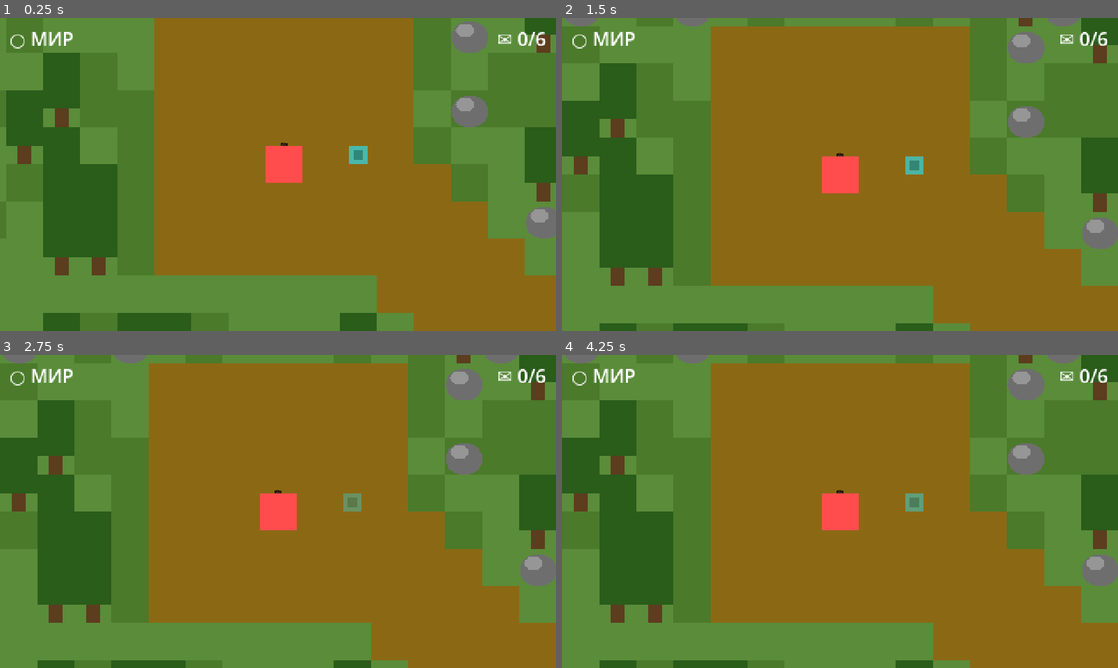
Above: before the commit, frames 1-4 (two rows, left to right).
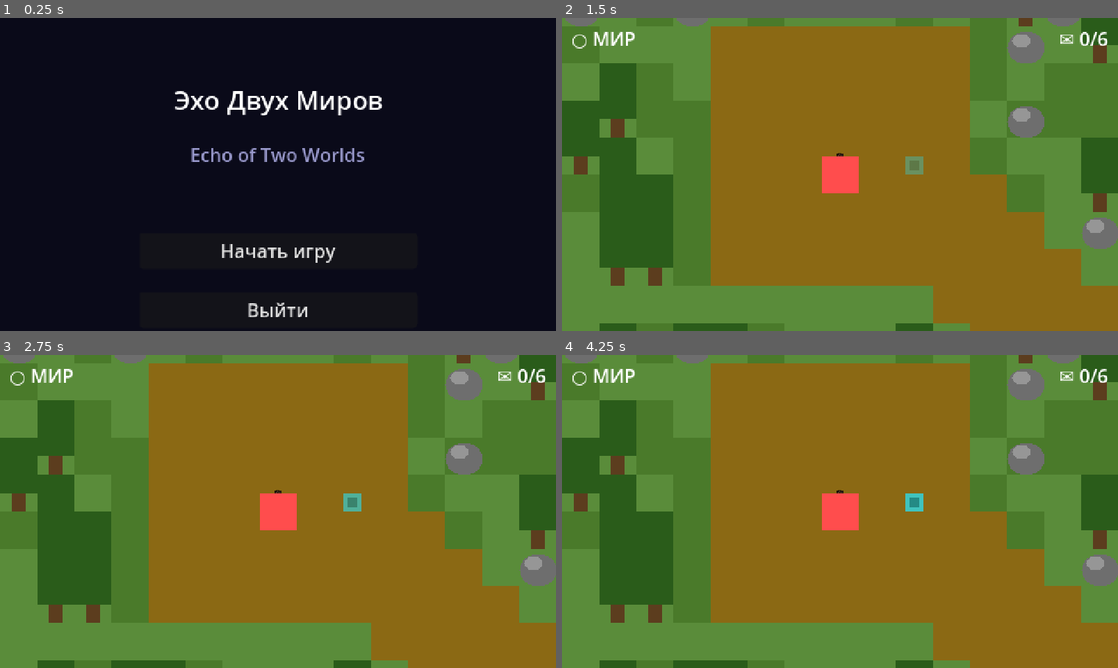
Above: after the commit, the same moments.

Repository: shyzic/echo
Game: Godot game, scene res://scenes/Main.tscn
Same seed, same stepped clock (60 frames per second), same inputs: the game is played once before the commit and once after it.
Inputs (mouse positions are in pixels of both pictures, inside the frame that each line leads up to):
- Up to frame 1 (0.25 s): no input
- Up to frame 2 (1.5 s): click (840, 249) at 0.5 s, where only the run after the commit has a clickable "Начать игру"; hold D (move_right) from 1.28 s (still down); hold E (interact) from 1.28 s (still down)
- Up to frame 3 (2.75 s): tap Enter at 2 s; release D (move_right) at 2.03 s; release E (interact) at 2.03 s; hold S (move_down) from 2.03 s (still down); tap E (interact) at 2.1 s
- Up to frame 4 (4.25 s): tap Space (ping) at 2.75 s; release S (move_down) at 2.78 s; hold D (move_right) 2.78-3.53 s; hold Space (ping) 2.78-3.53 s; tap E (interact) at 3.05, 3.8 s; tap Enter at 3.5 s; hold W (move_up) from 3.53 s (still down); tap Q (shift_reality) at 3.6 s

The runs differ from the first frame. In frame 1, 100% of the frame differs, in the area x 0-100%, y 0-100%; in frame 2, 0.2%; in frame 3, 0.2%; in frame 4, 0.2%.
Error after the commit: Parse Error: Cannot infer the type of "dir" variable because the value doesn't have a set type. (res://scripts/entities/Monster.gd:37)

Commit message:
Phase 6: monsters, NPC, HeartShrine, endings, TitleScreen

Diff:
--- /dev/null
+++ b/scenes/entities/HeartShrine.tscn
@@ -0,0 +1,19 @@
+[gd_scene load_steps=4 format=3 uid="uid://c00000000042"]
+
+[ext_resource type="Script" path="res://scripts/entities/HeartShrine.gd" id="1_shrine"]
+[ext_resource type="Texture2D" path="res://assets/sprites/anchor_placeholder.png" id="2_shrine"]
+
+[sub_resource type="RectangleShape2D" id="RectangleShape2D_shrine"]
+size = Vector2(28, 28)
+
+[node name="HeartShrine" type="Area2D"]
+script = ExtResource("1_shrine")
+
+[node name="Sprite2D" type="Sprite2D" parent="."]
+texture = ExtResource("2_shrine")
+offset = Vector2(0, -16)
+modulate = Color(1.0, 0.4, 0.7, 1)
+
+[node name="CollisionShape2D" type="CollisionShape2D" parent="."]
+position = Vector2(0, -14)
+shape = SubResource("RectangleShape2D_shrine")
--- /dev/null
+++ b/scenes/entities/Monster.tscn
@@ -0,0 +1,38 @@
+[gd_scene load_steps=5 format=3 uid="uid://c00000000040"]
+
+[ext_resource type="Script" path="res://scripts/entities/Monster.gd" id="1_monster"]
+[ext_resource type="Texture2D" path="res://assets/sprites/player_placeholder.png" id="2_monster"]
+
+[sub_resource type="RectangleShape2D" id="RectangleShape2D_body"]
+size = Vector2(14, 8)
+
+[sub_resource type="CircleShape2D" id="CircleShape2D_hurt"]
+radius = 10.0
+
+[node name="Monster" type="CharacterBody2D"]
+collision_layer = 4
+collision_mask = 1
+script = ExtResource("1_monster")
+
+[node name="Sprite2D" type="Sprite2D" parent="."]
+texture = ExtResource("2_monster")
+offset = Vector2(0, -24)
+modulate = Color(0.8, 0.2, 0.2, 1)
+
+[node name="CollisionShape2D" type="CollisionShape2D" parent="."]
+position = Vector2(0, -4)
+shape = SubResource("RectangleShape2D_body")
+
+[node name="DetectionArea" type="Area2D" parent="."]
+collision_layer = 0
+collision_mask = 1
+
+[node name="CollisionShape2D" type="CollisionShape2D" parent="DetectionArea"]
+shape = SubResource("RectangleShape2D_body")
+
+[node name="HurtArea" type="Area2D" parent="."]
+collision_layer = 0
+collision_mask = 1
+
+[node name="CollisionShape2D" type="CollisionShape2D" parent="HurtArea"]
+shape = SubResource("CircleShape2D_hurt")
--- /dev/null
+++ b/scenes/entities/Npc.tscn
@@ -0,0 +1,19 @@
+[gd_scene load_steps=4 format=3 uid="uid://c00000000041"]
+
+[ext_resource type="Script" path="res://scripts/entities/Npc.gd" id="1_npc"]
+[ext_resource type="Texture2D" path="res://assets/sprites/player_placeholder.png" id="2_npc"]
+
+[sub_resource type="RectangleShape2D" id="RectangleShape2D_npc"]
+size = Vector2(20, 20)
+
+[node name="Npc" type="Area2D"]
+script = ExtResource("1_npc")
+
+[node name="Sprite2D" type="Sprite2D" parent="."]
+texture = ExtResource("2_npc")
+offset = Vector2(0, -24)
+modulate = Color(0.9, 0.8, 0.6, 1)
+
+[node name="CollisionShape2D" type="CollisionShape2D" parent="."]
+position = Vector2(0, -10)
+shape = SubResource("RectangleShape2D_npc")
--- /dev/null
+++ b/scenes/ui/ChoiceUI.tscn
@@ -0,0 +1,38 @@
+[gd_scene load_steps=2 format=3 uid="uid://c00000000043"]
+
+[ext_resource type="Script" path="res://scripts/ui/ChoiceUI.gd" id="1_choice"]
+
+[node name="ChoiceUI" type="CanvasLayer"]
+layer = 64
+script = ExtResource("1_choice")
+
+[node name="Panel" type="Panel" parent="."]
+anchors_preset = -1
+anchor_left = 0.5
+anchor_top = 0.5
+anchor_right = 0.5
+anchor_bottom = 0.5
+offset_left = -140.0
+offset_top = -70.0
+offset_right = 140.0
+offset_bottom = 70.0
+
+[node name="VBox" type="VBoxContainer" parent="Panel"]
+anchors_preset = 15
+anchor_right = 1.0
+anchor_bottom = 1.0
+offset_left = 12.0
+offset_top = 12.0
+offset_right = -12.0
+offset_bottom = -12.0
+theme_override_constants/separation = 12
+
+[node name="Question" type="Label" parent="Panel/VBox"]
+text = "Что ты выберешь?"
+horizontal_alignment = 1
+
+[node name="BtnFree" type="Button" parent="Panel/VBox"]
+text = "Освободить отца"
+
+[node name="BtnStay" type="Button" parent="Panel/VBox"]
+text = "Занять его место"
--- /dev/null
+++ b/scenes/ui/EndingScreen.tscn
@@ -0,0 +1,38 @@
+[gd_scene load_steps=2 format=3 uid="uid://c00000000044"]
+
+[ext_resource type="Script" path="res://scripts/ui/EndingScreen.gd" id="1_ending"]
+
+[node name="EndingScreen" type="CanvasLayer"]
+script = ExtResource("1_ending")
+
+[node name="Background" type="ColorRect" parent="."]
+anchors_preset = 15
+anchor_right = 1.0
+anchor_bottom = 1.0
+color = Color(0.04, 0.04, 0.08, 1)
+
+[node name="VBox" type="VBoxContainer" parent="."]
+anchors_preset = -1
+anchor_left = 0.5
+anchor_top = 0.5
+anchor_right = 0.5
+anchor_bottom = 0.5
+offset_left = -160.0
+offset_top = -100.0
+offset_right = 160.0
+offset_bottom = 100.0
+theme_override_constants/separation = 16
+
+[node name="TitleLabel" type="Label" parent="VBox"]
+text = ""
+horizontal_alignment = 1
+theme_override_font_sizes/font_size = 18
+
+[node name="BodyLabel" type="RichTextLabel" parent="VBox"]
+custom_minimum_size = Vector2(320, 120)
+bbcode_enabled = true
+text = ""
+scroll_active = true
+
+[node name="BtnTitle" type="Button" parent="VBox"]
+text = "В главное меню"
--- /dev/null
+++ b/scenes/ui/TitleScreen.tscn
@@ -0,0 +1,43 @@
+[gd_scene load_steps=2 format=3 uid="uid://c00000000045"]
+
+[ext_resource type="Script" path="res://scripts/ui/TitleScreen.gd" id="1_title"]
+
+[node name="TitleScreen" type="CanvasLayer"]
+script = ExtResource("1_title")
+
+[node name="Background" type="ColorRect" parent="."]
+anchors_preset = 15
+anchor_right = 1.0
+anchor_bottom = 1.0
+color = Color(0.04, 0.04, 0.1, 1)
+
+[node name="VBox" type="VBoxContainer" parent="."]
+anchors_preset = -1
+anchor_left = 0.5
+anchor_top = 0.5
+anchor_right = 0.5
+anchor_bottom = 0.5
+offset_left = -120.0
+offset_top = -80.0
+offset_right = 120.0
+offset_bottom = 80.0
+theme_override_constants/separation = 20
+
+[node name="GameTitle" type="Label" parent="VBox"]
+text = "Эхо Двух Миров"
+horizontal_alignment = 1
+theme_override_font_sizes/font_size = 22
+
+[node name="Subtitle" type="Label" parent="VBox"]
+text = "Echo of Two Worlds"
+horizontal_alignment = 1
+modulate = Color(0.6, 0.6, 0.8, 1)
+
+[node name="Spacer" type="Control" parent="VBox"]
+custom_minimum_size = Vector2(0, 16)
+
+[node name="BtnStart" type="Button" parent="VBox"]
+text = "Начать игру"
+
+[node name="BtnQuit" type="Button" parent="VBox"]
+text = "Выйти"
--- a/scripts/Main.gd
+++ b/scripts/Main.gd
@@ -1,4 +1,4 @@
 extends Node
 
 func _ready() -> void:
-	SceneRouter.goto_world()
+	SceneRouter.goto_title()
--- /dev/null
+++ b/scripts/entities/HeartShrine.gd
@@ -0,0 +1,25 @@
+extends Area2D
+
+@export var entity_id: String = ""
+
+var _activated := false
+
+@onready var sprite: Sprite2D = $Sprite2D
+
+func _ready() -> void:
+	# Pulse animation
+	var tw := create_tween().set_loops()
+	tw.tween_property(sprite, "modulate:a", 0.3, 1.2)
+	tw.tween_property(sprite, "modulate:a", 1.0, 1.2)
+
+func interact(_player: Node) -> void:
+	if _activated:
+		return
+	_activated = true
+	DialogueManager.start("father_climax", _on_climax_done)
+
+func _on_climax_done() -> void:
+	var choice_scene = load("res://scenes/ui/ChoiceUI.tscn")
+	if choice_scene:
+		var ui = choice_scene.instantiate()
+		get_tree().root.add_child(ui)
--- /dev/null
+++ b/scripts/entities/Monster.gd
@@ -0,0 +1,45 @@
+extends CharacterBody2D
+
+@export var speed: float = 40.0
+@export var chase_radius: float = 120.0
+@export var entity_id: String = ""
+
+@onready var detection: Area2D = $DetectionArea
+@onready var hurt_area: Area2D = $HurtArea
+
+var _player: Node = null
+var _active := false
+
+func _ready() -> void:
+	hurt_area.body_entered.connect(_on_hurt)
+	_find_player()
+
+func _find_player() -> void:
+	await get_tree().process_frame
+	var players := get_tree().get_nodes_in_group("player")
+	if players.size() > 0:
+		_player = players[0]
+
+func _physics_process(_delta: float) -> void:
+	var in_echo := RealityManager.is_echo()
+	visible = in_echo
+	for child in get_children():
+		if child is CollisionShape2D:
+			child.disabled = not in_echo
+
+	if not in_echo or not is_instance_valid(_player):
+		velocity = Vector2.ZERO
+		move_and_slide()
+		return
+
+	var dist := global_position.distance_to(_player.global_position)
+	if dist < chase_radius:
+		var dir := (_player.global_position - global_position).normalized()
+		velocity = dir * speed
+	else:
+		velocity = Vector2.ZERO
+	move_and_slide()
+
+func _on_hurt(body: Node) -> void:
+	if body.has_method("die"):
+		body.die()
--- /dev/null
+++ b/scripts/entities/Npc.gd
@@ -0,0 +1,10 @@
+extends Area2D
+
+@export var dialogue_key: String = "mother_intro"
+@export var entity_id: String = ""
+
+var _talked := false
+
+func interact(_player: Node) -> void:
+	DialogueManager.start(dialogue_key)
+	_talked = true
--- a/scripts/entities/Player.gd
+++ b/scripts/entities/Player.gd
@@ -14,6 +14,9 @@
 var dead: bool = false
 var input_locked: bool = false
 var has_key: bool = false
+
+func _ready() -> void:
+	add_to_group("player")
 
 func _physics_process(_delta: float) -> void:
 	if dead or input_locked or DialogueManager.active:
--- a/scripts/globals/SceneRouter.gd
+++ b/scripts/globals/SceneRouter.gd
@@ -1,7 +1,7 @@
 extends Node
 
 func goto_title() -> void:
-	get_tree().change_scene_to_file("res://scenes/ui/TitleScreen.tscn")
+	get_tree().change_scene_to_file.call_deferred("res://scenes/ui/TitleScreen.tscn")
 
 func goto_world() -> void:
 	GameState.reset()
@@ -10,8 +10,11 @@
 
 func goto_ending(which: String) -> void:
 	var packed = load("res://scenes/ui/EndingScreen.tscn")
+	if not packed:
+		return
 	var inst = packed.instantiate()
 	inst.ending_id = which
-	get_tree().root.add_child(inst)
-	get_tree().current_scene.queue_free()
+	get_tree().root.call_deferred("add_child", inst)
+	if get_tree().current_scene:
+		get_tree().current_scene.queue_free()
 	get_tree().current_scene = inst
--- /dev/null
+++ b/scripts/ui/ChoiceUI.gd
@@ -0,0 +1,23 @@
+extends CanvasLayer
+
+@onready var btn_free: Button = $Panel/VBox/BtnFree
+@onready var btn_stay: Button = $Panel/VBox/BtnStay
+
+func _ready() -> void:
+	btn_free.pressed.connect(_on_free)
+	btn_stay.pressed.connect(_on_stay)
+	# Freeze game while choosing
+	get_tree().paused = true
+	process_mode = Node.PROCESS_MODE_ALWAYS
+
+func _on_free() -> void:
+	get_tree().paused = false
+	GameState.hidden_endings_qualifying = GameState.letters_collected.size() >= 6
+	SceneRouter.goto_ending("free")
+	queue_free()
+
+func _on_stay() -> void:
+	get_tree().paused = false
+	GameState.hidden_endings_qualifying = GameState.letters_collected.size() >= 6
+	SceneRouter.goto_ending("stay")
+	queue_free()
--- /dev/null
+++ b/scripts/ui/EndingScreen.gd
@@ -0,0 +1,34 @@
+extends CanvasLayer
+
+@export var ending_id: String = "free"
+
+@onready var title_label: Label = $VBox/TitleLabel
+@onready var body_label: RichTextLabel = $VBox/BodyLabel
+@onready var btn_title: Button = $VBox/BtnTitle
+
+const ENDINGS := {
+	"free": {
+		"title": "Конец: Освобождение",
+		"body": "Ты нашёл отца в сердце леса.\nТвоё прикосновение разрушило оковы эха.\nОтец вернулся домой — молчаливый, постаревший, но живой.\n\nЛес замолк. Эхо ушло.\n\nНо иногда по ночам ты слышишь далёкий шёпот —\nкак будто лес всё ещё тебя помнит."
+	},
+	"stay": {
+		"title": "Конец: Хранитель",
+		"body": "Ты выслушал отца и понял его выбор.\nЛес нуждается в хранителе — и теперь им стал ты.\n\nОтец ушёл домой. Мать плакала от радости.\n\nА ты остался между двумя мирами —\nголос эха, память леса,\nхранитель границы, которую никто больше не пересечёт."
+	},
+	"free_all_letters": {
+		"title": "Истинный конец: Память",
+		"body": "Ты собрал все письма отца.\nТы знал его путь наизусть — каждый шаг, каждое сомнение.\n\nКогда вы встретились, слов не понадобилось.\nОтец увидел в твоих глазах, что ты понял всё.\n\nЛес отпустил вас обоих.\nЭхо затихло — не умерло, а превратилось в воспоминание.\n\nВы вернулись домой вместе."
+	}
+}
+
+func _ready() -> void:
+	var key := ending_id
+	if GameState.hidden_endings_qualifying and ending_id == "free":
+		key = "free_all_letters"
+	var data: Dictionary = ENDINGS.get(key, ENDINGS["free"])
+	title_label.text = data["title"]
+	body_label.text = data["body"]
+	btn_title.pressed.connect(_on_title)
+
+func _on_title() -> void:
+	SceneRouter.goto_title()
--- /dev/null
+++ b/scripts/ui/TitleScreen.gd
@@ -0,0 +1,14 @@
+extends CanvasLayer
+
+@onready var btn_start: Button = $VBox/BtnStart
+@onready var btn_quit: Button = $VBox/BtnQuit
+
+func _ready() -> void:
+	btn_start.pressed.connect(_on_start)
+	btn_quit.pressed.connect(_on_quit)
+
+func _on_start() -> void:
+	SceneRouter.goto_world()
+
+func _on_quit() -> void:
+	get_tree().quit()
--- a/scripts/world/World.gd
+++ b/scripts/world/World.gd
@@ -6,15 +6,18 @@
 @onready var canvas_modulate: CanvasModulate = $CanvasModulate
 
 const SCENE_PATHS := {
-	"Tree":    "res://scenes/entities/Tree.tscn",
-	"Stone":   "res://scenes/entities/Stone.tscn",
-	"Letter":  "res://scenes/entities/Letter.tscn",
-	"Anchor":  "res://scenes/entities/Anchor.tscn",
-	"Chasm":   "res://scenes/entities/Chasm.tscn",
-	"Bridge":  "res://scenes/entities/Bridge.tscn",
-	"Door":    "res://scenes/entities/Door.tscn",
-	"Key":     "res://scenes/entities/Key.tscn",
-	"Switch":  "res://scenes/entities/Switch.tscn",
+	"Tree":        "res://scenes/entities/Tree.tscn",
+	"Stone":       "res://scenes/entities/Stone.tscn",
+	"Letter":      "res://scenes/entities/Letter.tscn",
+	"Anchor":      "res://scenes/entities/Anchor.tscn",
+	"Chasm":       "res://scenes/entities/Chasm.tscn",
+	"Bridge":      "res://scenes/entities/Bridge.tscn",
+	"Door":        "res://scenes/entities/Door.tscn",
+	"Key":         "res://scenes/entities/Key.tscn",
+	"Switch":      "res://scenes/entities/Switch.tscn",
+	"Monster":     "res://scenes/entities/Monster.tscn",
+	"Npc":         "res://scenes/entities/Npc.tscn",
+	"HeartShrine": "res://scenes/entities/HeartShrine.tscn",
 }
 
 var _scenes: Dictionary = {}
@@ -51,6 +54,22 @@
 
 	for pos in gen.anchor_spawns:
 		_spawn("Anchor", pos)
+
+	# Story POIs
+	var npc := _spawn("Npc", gen.pois.HUT)
+	if npc:
+		npc.dialogue_key = "mother_intro"
+		npc.entity_id = "mother"
+
+	var shrine := _spawn("HeartShrine", gen.pois.HEART)
+	if shrine:
+		shrine.entity_id = "heart_shrine"
+
+	# Monsters from ProcGen
+	for spawn in gen.monster_spawns:
+		var m := _spawn("Monster", spawn.pos)
+		if m:
+			m.add_to_group("monster")
 
 	var poi_tex = load("res://assets/ui/poi_marker.png")
 	if poi_tex:
